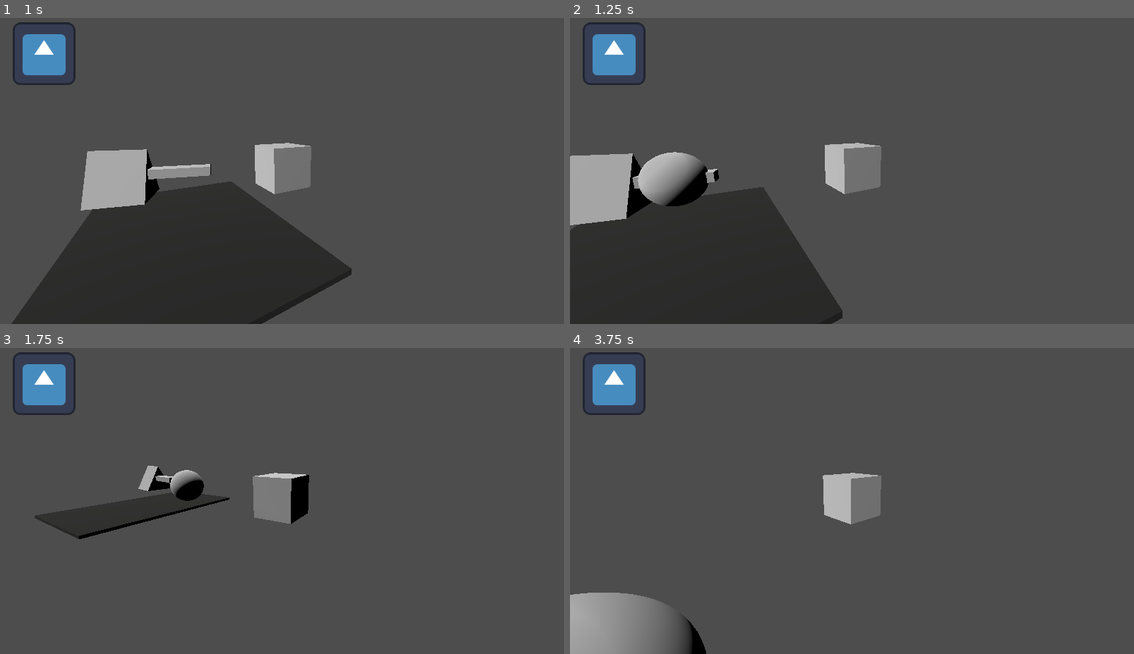
Above: before the commit, frames 1-4 (two rows, left to right).
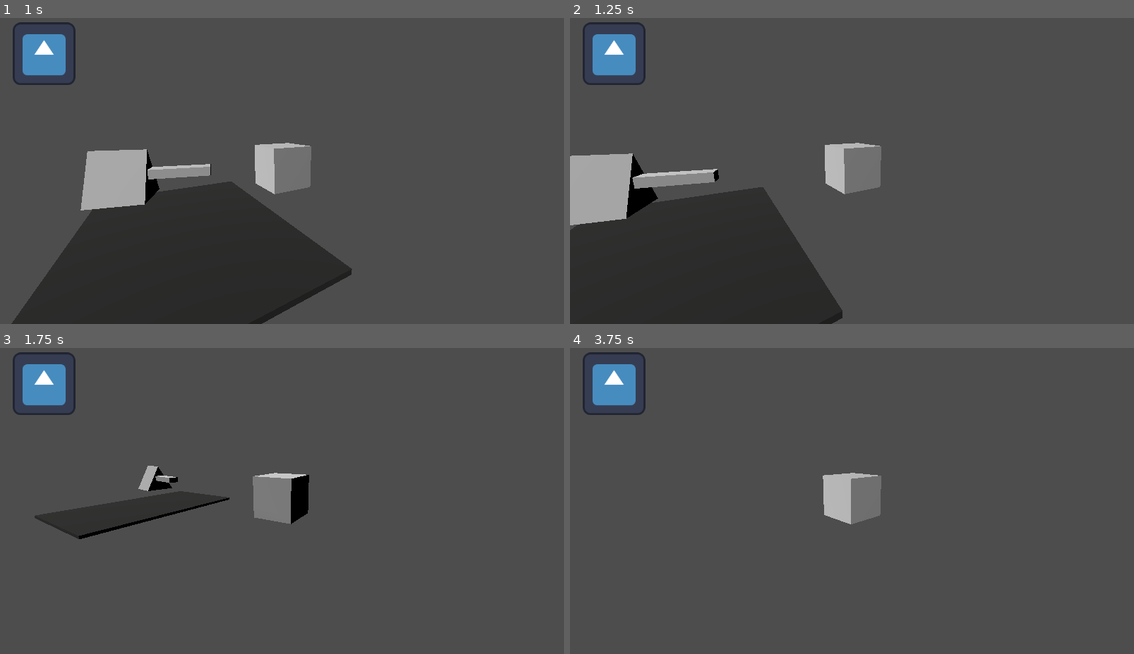
Above: after the commit, the same moments.

Repository: abody2k/Im-going-home
Game: Godot game, scene res://scenes/main.tscn
The game is run twice, just before and just after one commit, with the same random seed, the same clock (stepped at 60 frames per second) and the same inputs. The engine's default icon, where the game draws it, is replaced by a stand-in: a white triangle on a blue panel in a dark square.
Inputs (mouse positions are in pixels of both pictures, inside the frame that each line leads up to):
- Up to frame 1 (1 s): tap Enter at 0.5 s; move the mouse to (310, 164) at 0.52 s; hold Up (forward) from 0.53 s (still down); tap Space (action) at 0.6 s
- Up to frame 2 (1.25 s): keep holding Up (forward)
- Up to frame 3 (1.75 s): keep holding Up (forward); move the mouse to (253, 497) at 1.27 s; tap Space (action) at 1.35 s
- Up to frame 4 (3.75 s): keep holding Up (forward); move the mouse to (863, 488) at 2.02 s; tap Space (action) at 2.1, 2.85, 3.6 s; move the mouse to (846, 501) at 2.77 s; move the mouse to (891, 501) at 3.52 s

Frame 1 is identical in both runs. In frame 2, 1.4% of the frame differs, in the area x 12-25%, y 43-62%; in frame 3, 0.4%; in frame 4, 3.4%, in the area x 0-25%, y 79-100%.

Commit message:
auto destroying the bullets after 3 seconds of no contact

Diff:
--- a/scenes/bullet.tscn
+++ b/scenes/bullet.tscn
@@ -15,3 +15,10 @@
 
 [node name="CollisionShape3D" type="CollisionShape3D" parent="."]
 shape = SubResource("SphereShape3D_ypecp")
+
+[node name="destruction" type="Timer" parent="."]
+wait_time = 3.0
+one_shot = true
+autostart = true
+
+[connection signal="timeout" from="destruction" to="." method="_on_destruction_timeout"]
--- a/scripts/bullet.gd
+++ b/scripts/bullet.gd
@@ -2,7 +2,7 @@
 
 
 var player_position_set = false
-const SPEED = 5.0
+const SPEED = 115.0
 
 func set_player_position(pos : Vector3):
 	look_at(pos)
@@ -15,3 +15,8 @@
 
 			col.get_collider().call("got_attacked")
 			queue_free()
+
+
+func _on_destruction_timeout():
+	queue_free()
+	pass # Replace with function body.
